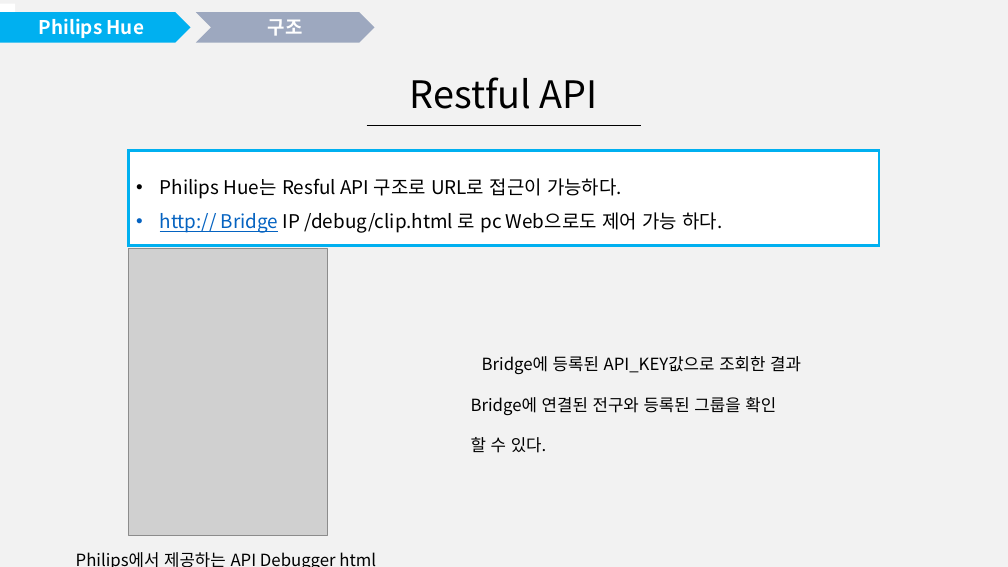
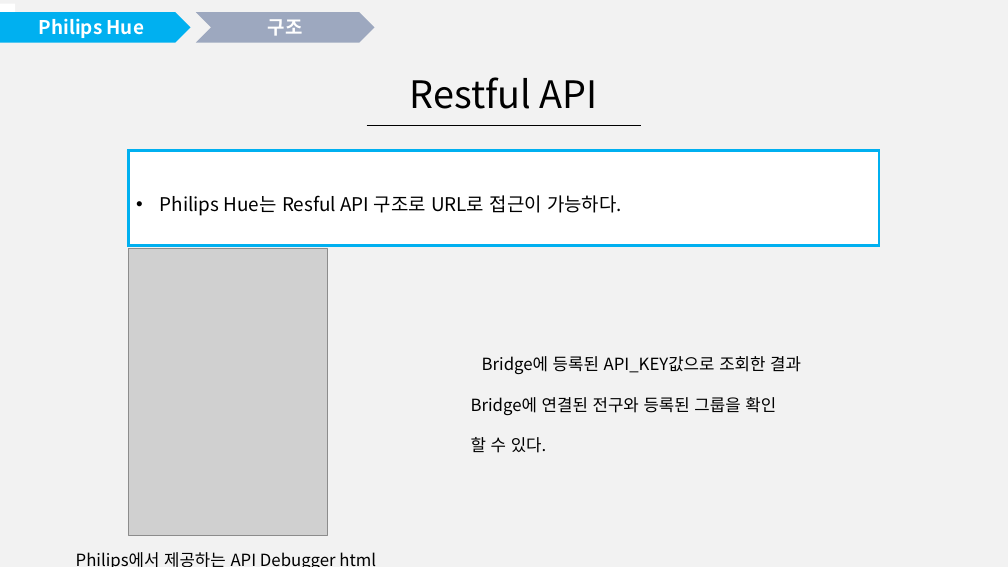
Before and after one commit to qkrdydpyc/Opencarelab, a slide deck: slide 5 of philipshue.pptx. Drawn at 1008x567 pixels with LibreOffice and Linux fonts; fonts in the diff are those of the drawing; grey boxes stand for pictures. Boxes give left, top, right and bottom in pixels: in the first picture for what was removed or moved away, otherwise in the second. Text is boxed around its words. In the diff, an @@ line names an element or a change of style, - is before the commit and + after.

```diff
--- a/philipshue.pptx
+++ b/philipshue.pptx
@@ text in rectangle at box(160, 212, 722, 233): paragraph removed @@
-• http:// Bridge IP /debug/clip.html 로 pc Web으로도 제어 가능 하다.
```
Also in this commit, not shown: 3 other slides changed, 7 other files.
